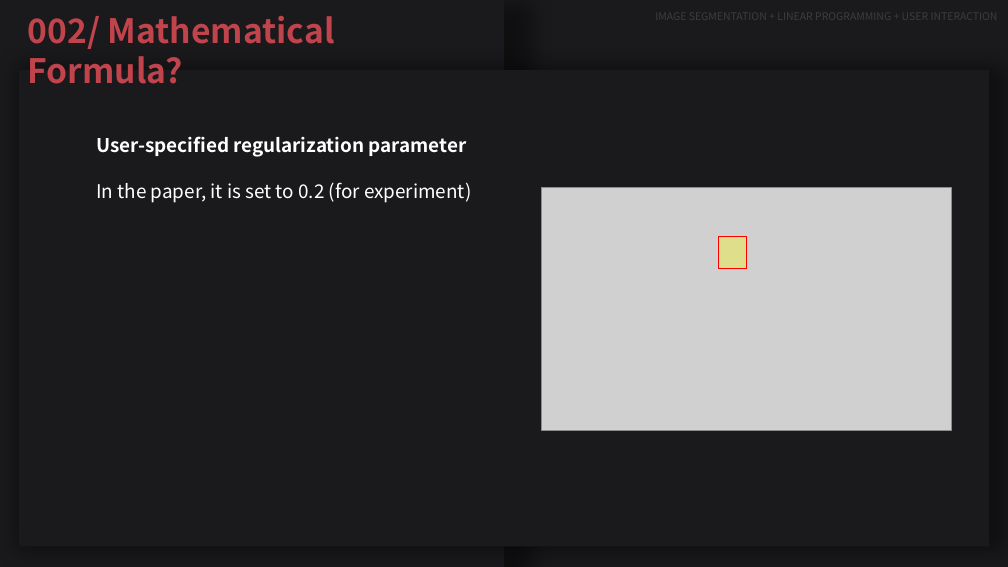
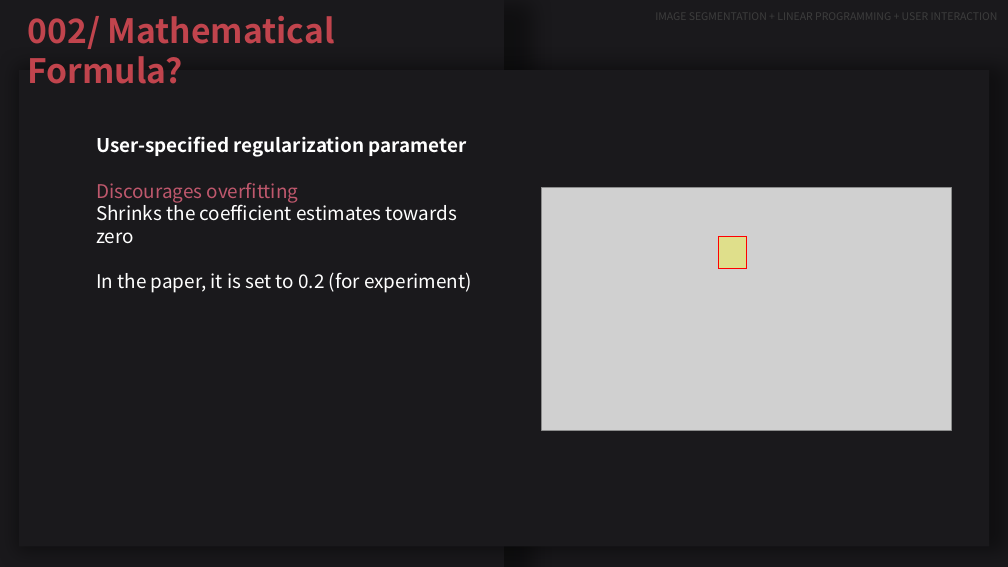
Before and after one commit to JeeheonKim/interactive-color-segmentation-with-linear-programming, a slide deck: slide 23 of comp3807.pptx (slide 19 before the commit). Drawn at 1008x567 pixels with LibreOffice and Linux fonts; fonts in the diff are those of the drawing; grey boxes stand for pictures. Boxes give left, top, right and bottom in pixels: in the first picture for what was removed or moved away, otherwise in the second. Text is boxed around its words. In the diff, an @@ line names an element or a change of style, - is before the commit and + after.

```diff
--- a/comp3807.pptx
+++ b/comp3807.pptx
@@ text at [96, 183, 457, 244]: paragraphs added @@
+Discourages overfitting
+Shrinks the coefficient estimates towards zero
```
Also in this commit, not shown: 7 other slides changed, 4 slides added, 3 other files.
